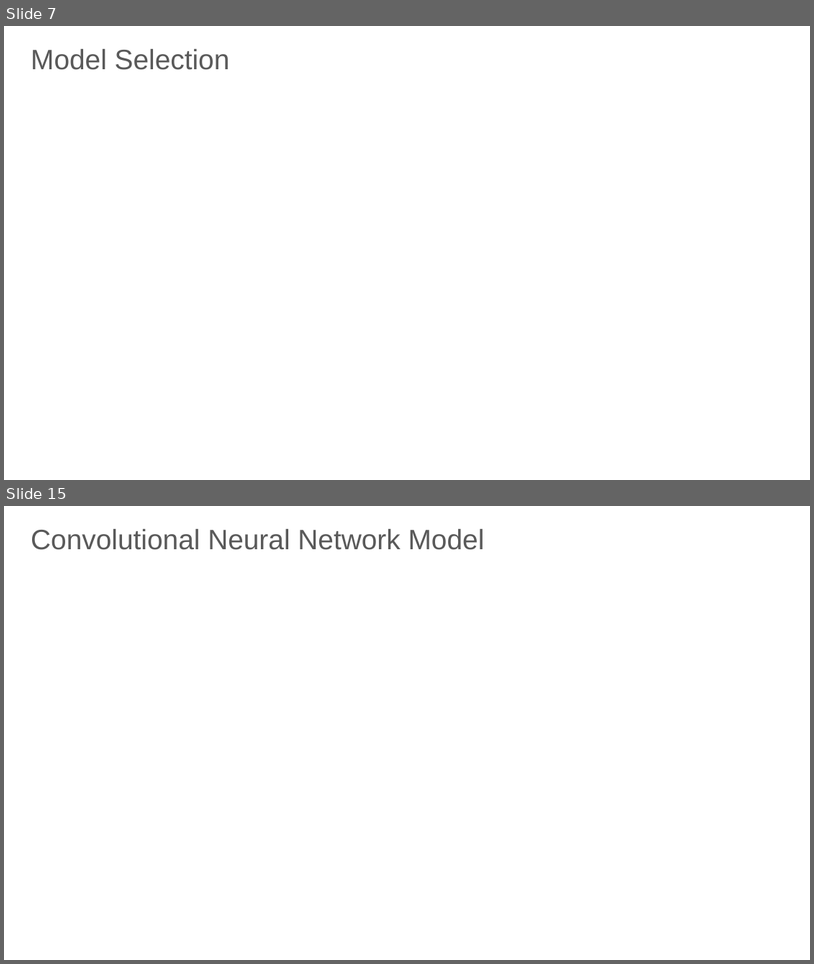
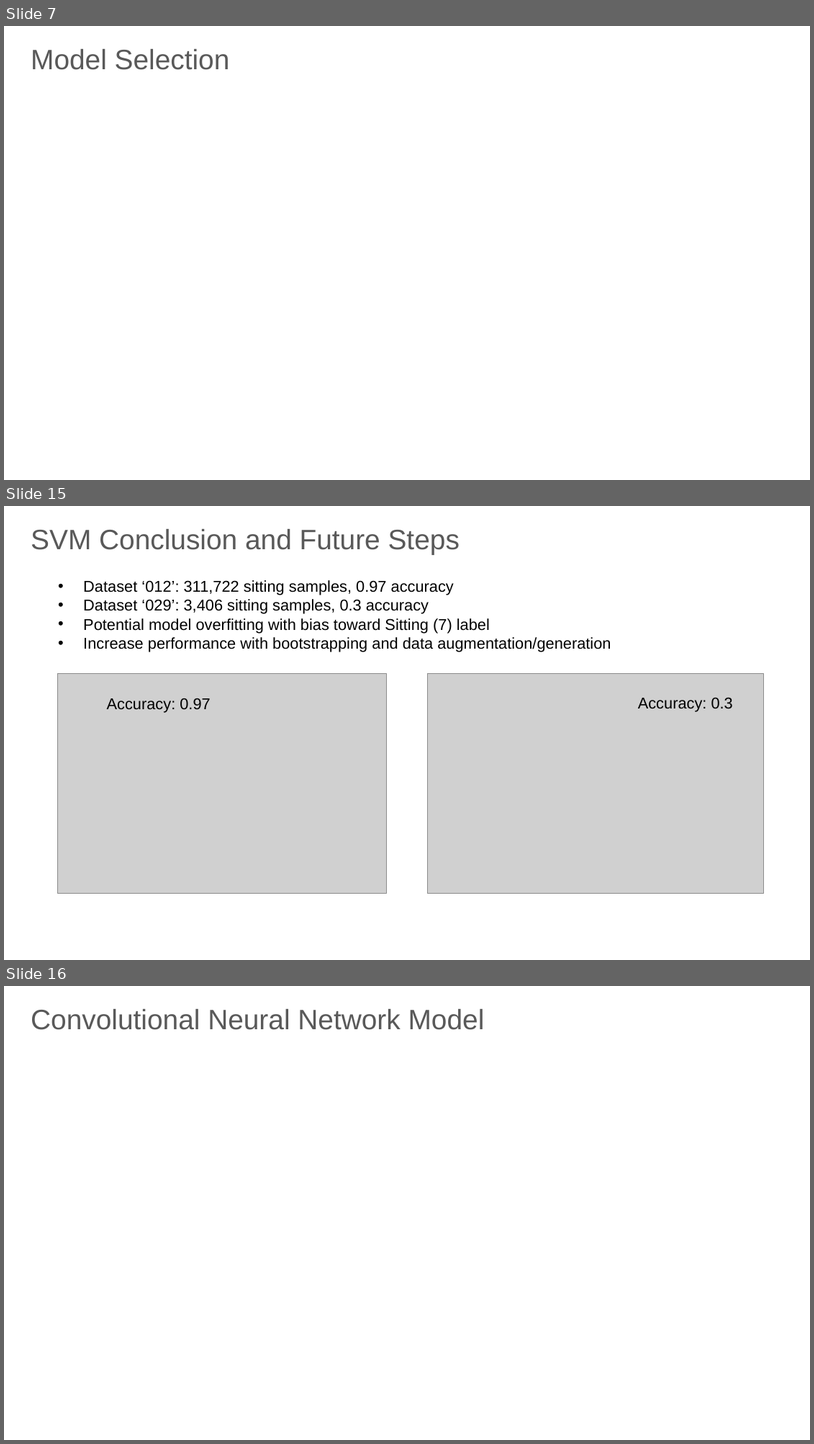
Before and after one commit to Root18D/AAI-501--Machine-Learning, a slide deck: AAI_501_Final_Project_Presentation_Group6_r1.pptx. Shown one above the other, each under a label of ours: slides 7 and 15 before the commit, slides 7, 15 and 16 after it; the slides between them are not shown. The pictures are 814x964 and 814x1444 pixels, drawn with LibreOffice and Linux fonts; fonts in the diff are those of the drawing; grey boxes stand for pictures; background and template pictures are left out. Boxes give left, top, right and bottom in pixels: in the first picture for what was removed or moved away, otherwise in the second. Text is boxed around its words. In the diff, an @@ line names an element or a change of style, - is before the commit and + after.

```diff
--- a/AAI_501_Final_Project_Presentation_Group6_r1.pptx
+++ b/AAI_501_Final_Project_Presentation_Group6_r1.pptx
@@ slide 15 added at <box>4,506,810,960</box>, background #FFFFFF @@
@@ text added at <box>31,529,460,554</box>, 25 pt, text #595959 @@
+SVM Conclusion and Future Steps
@@ text added at <box>83,580,611,652</box>, 14 pt, text #000000 @@
+• Dataset ‘012’: 311,722 sitting samples, 0.97 accuracy
+• Dataset ‘029’: 3,406 sitting samples, 0.3 accuracy
+• Potential model overfitting with bias toward Sitting (7) label
+• Increase performance with bootstrapping and data augmentation/generation
@@ picture added at <box>58,674,386,893</box> @@
@@ picture added at <box>428,674,764,893</box> @@
@@ text added at <box>107,698,210,713</box>, 14 pt, text #000000 @@
+Accuracy: 0.97
@@ text added at <box>638,698,733,712</box>, 14 pt, text #000000 @@
+Accuracy: 0.3
@@ what was slide 15 is now slide 16 @@
```
Also in this commit, not shown: 5 slides changed, 2 other slides added, 2 slides removed, 2 other files.
